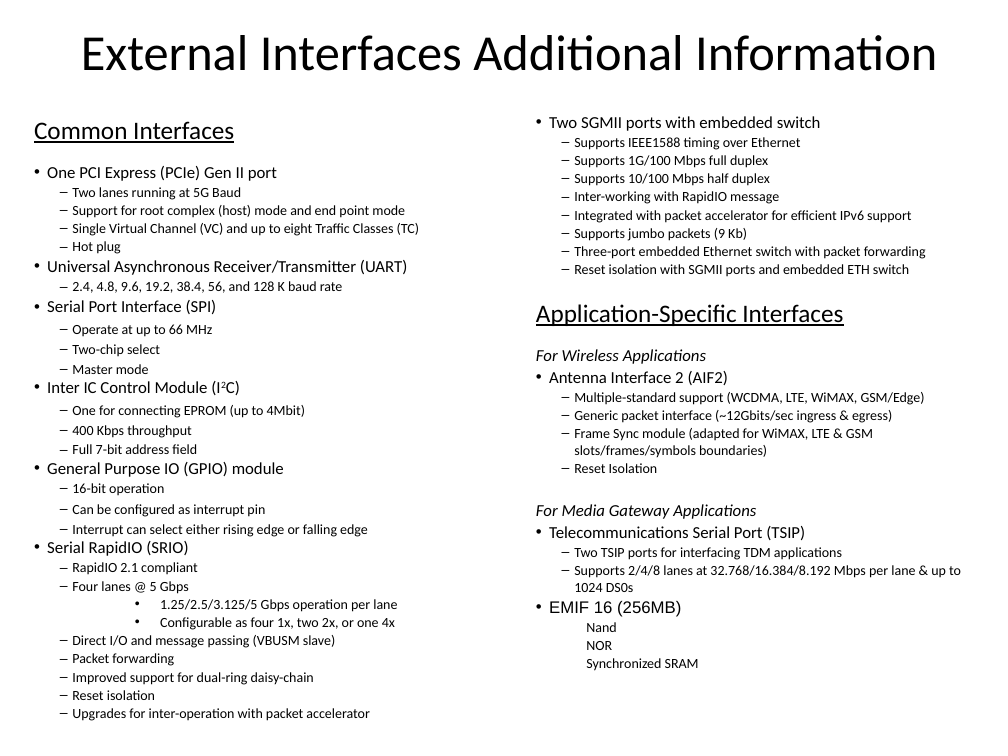
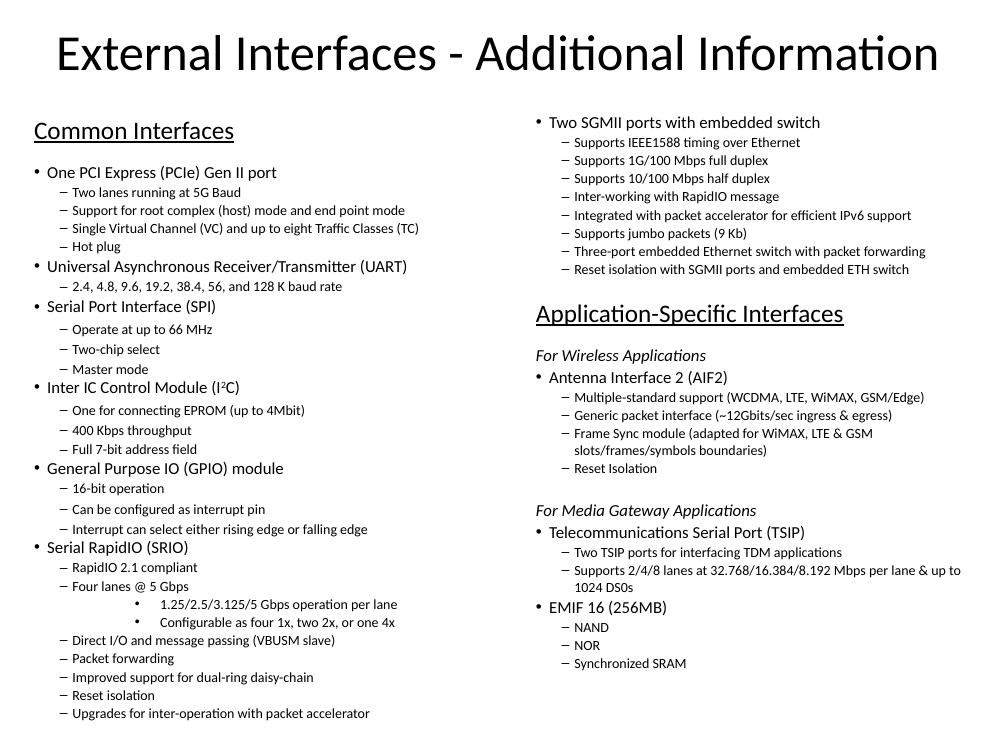
Before and after one commit to hari1989/keystone-workshop, a slide deck: slide 24 of slides/KeyStone Overview.pptx (slide 26 before the commit). Drawn at 1008x756 pixels with LibreOffice and Linux fonts; fonts in the diff are those of the drawing; background and template pictures are left out. Boxes give left, top, right and bottom in pixels: in the first picture for what was removed or moved away, otherwise in the second. Text is boxed around its words. In the diff, an @@ line names an element or a change of style, - is before the commit and + after.

```diff
--- a/slides/KeyStone Overview.pptx
+++ b/slides/KeyStone Overview.pptx
@@ title at (56,35,939,71): text changed @@
-External Interfaces Additional Information
+External Interfaces - Additional Information
@@ text at (549,601,687,671): font Arial to Calibri in "EMIF 16 (256MB)"; bullet none to – @@
@@ text at (574,623,609,632): text changed @@
-  Nand
+  – NAND
```
Also in this commit, not shown: 17 other slides changed, 1 slide added, 2 slides removed.
